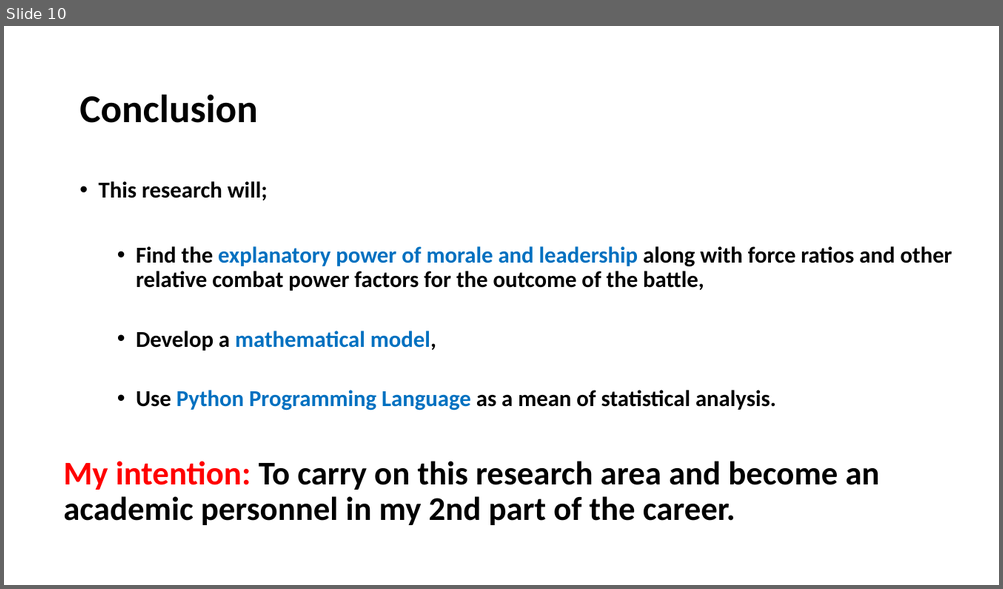
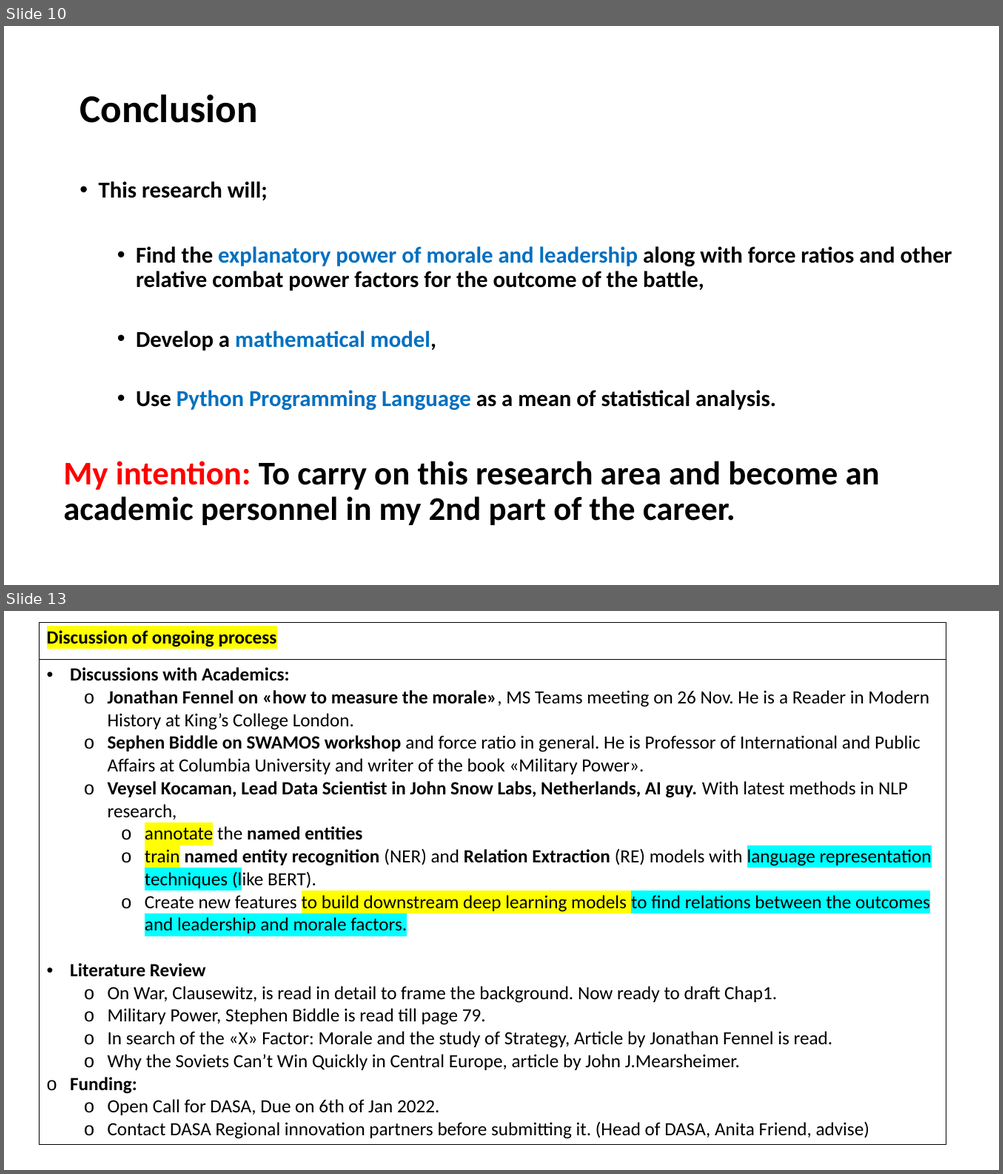
Before and after one commit to GurkanGitHub/PhD, a slide deck: PhD Discussion.pptx. Shown one above the other, each under a label of ours: slide 10 before the commit, slides 10 and 13 after it; the slides between them are not shown. The pictures are 1003x589 and 1003x1174 pixels, drawn with LibreOffice and Linux fonts; fonts in the diff are those of the drawing. Boxes give left, top, right and bottom in pixels: in the first picture for what was removed or moved away, otherwise in the second. Text is boxed around its words. In the diff, an @@ line names an element or a change of style, - is before the commit and + after.

```diff
--- a/PhD Discussion.pptx
+++ b/PhD Discussion.pptx
@@ slide 13 added at (4,611,999,1170), background #FFFFFF @@
@@ table added at (39,622,945,1142), 2 rows, 1 columns @@
+Discussion of ongoing process
+Discussions with Academics: / Jonathan Fennel on «how to measure the morale», MS Teams meeting on 26 Nov. He is a Reader in Modern History at King’s College London. / Sephen Biddle on SWAMOS workshop and force ratio in general. He is Professor of International and Public Affairs at Columbia University and writer of the book «Military Power». / Veysel Kocaman, Lead Data Scientist in John Snow Labs, Netherlands, AI guy. With latest methods in NLP research, / annotate the named entities / train named entity recognition (NER) and Relation Extraction (RE) models with language representation techniques (like BERT). / Create new features to build downstream deep learning models to find relations between the outcomes and leadership and morale factors. / Literature Review / On War, Clausewitz, is read in detail to frame the background. Now ready to draft Chap1. / Military Power, Stephen Biddle is read till page 79. / In search of the «X» Factor: Morale and the study of Strategy, Article by Jonathan Fennel is read. / Why the Soviets Can’t Win Quickly in Central Europe, article by John J.Mearsheimer. / Funding: / Open Call for DASA, Due on 6th of Jan 2022. / Contact DASA Regional innovation partners before submitting it. (Head of DASA, Anita Friend, advise)
```
Also in this commit, not shown: 7 other slides added, 4 other files.
